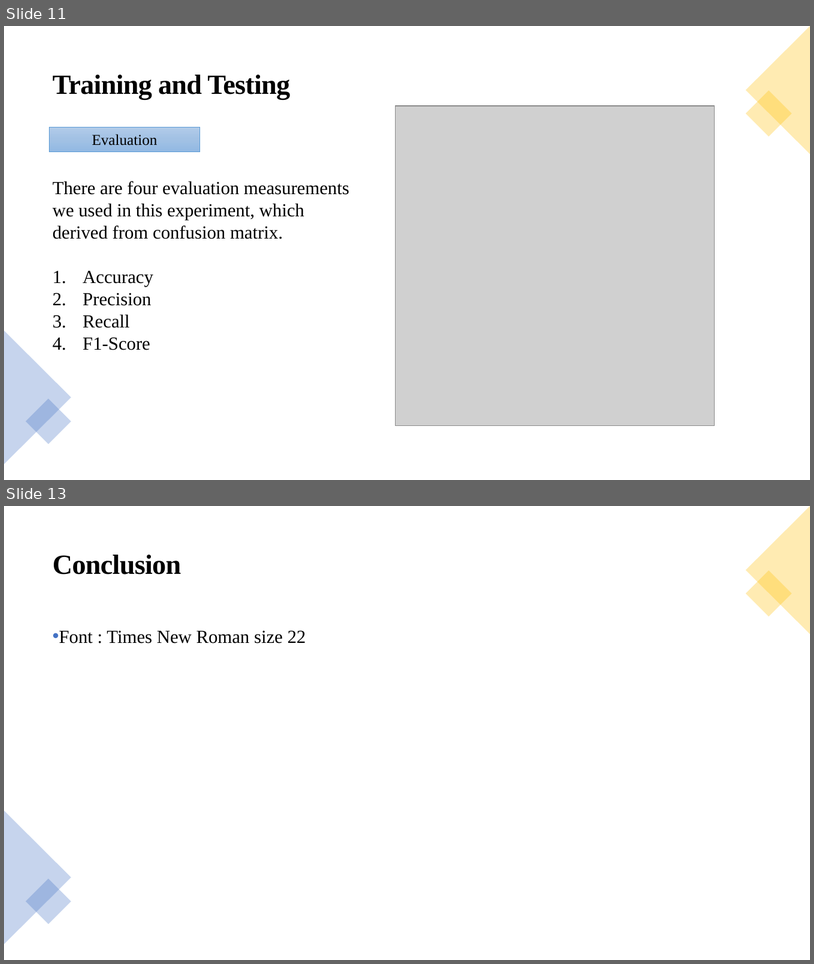
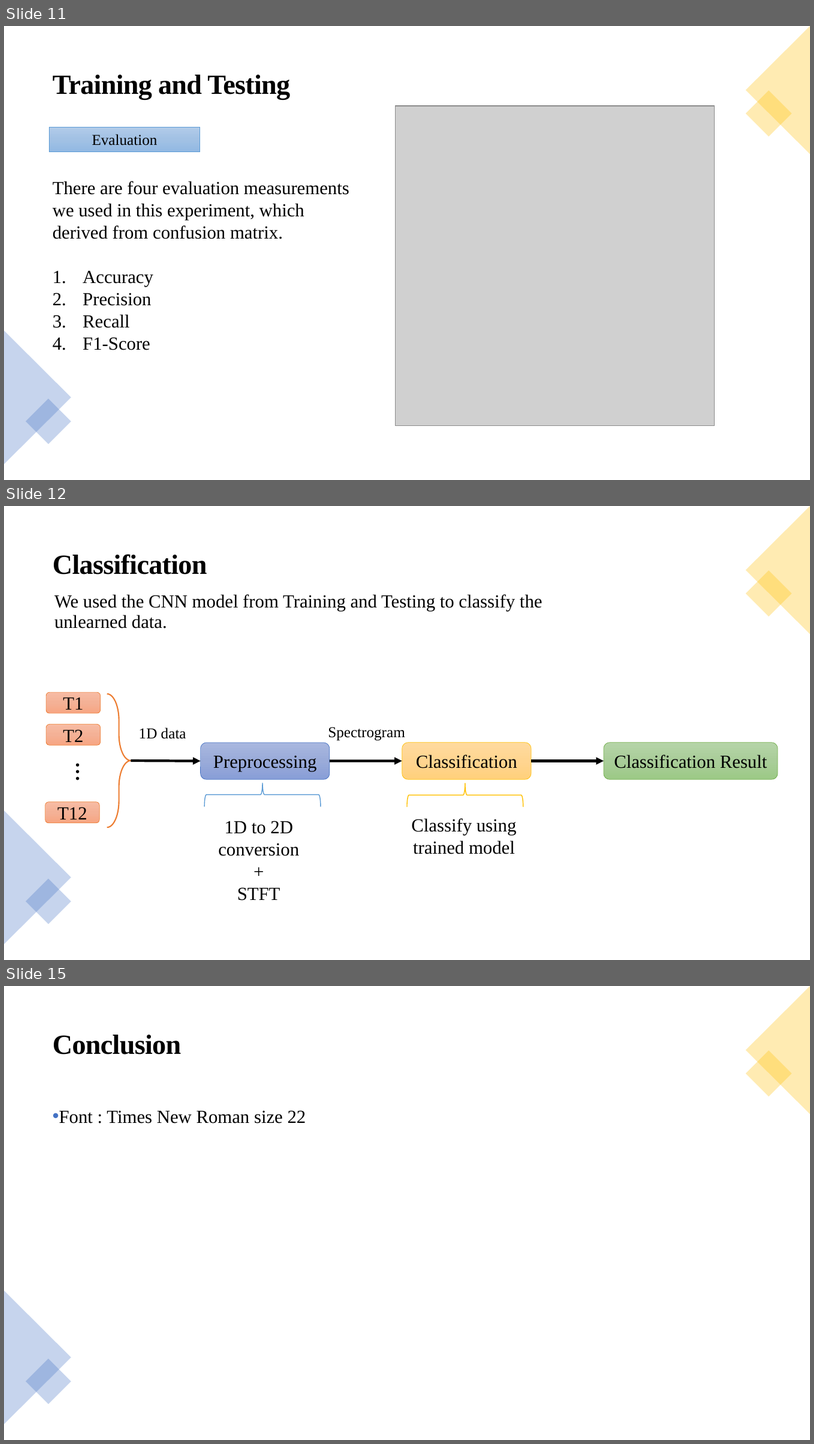
Before and after one commit to paweenp/Classification-of-time-signals-by-CNN-using-STFT, a slide deck: Presentation/Classification-of-time-signals-by-CNN-using-STFT-Paween.pptx. Shown one above the other, each under a label of ours: slides 11 and 13 before the commit, slides 11, 12 and 15 after it; the slides between them are not shown. The pictures are 814x964 and 814x1444 pixels, drawn with LibreOffice and Linux fonts; fonts in the diff are those of the drawing; grey boxes stand for pictures. Boxes give left, top, right and bottom in pixels: in the first picture for what was removed or moved away, otherwise in the second. Text is boxed around its words. In the diff, an @@ line names an element or a change of style, - is before the commit and + after.

```diff
--- a/Presentation/Classification-of-time-signals-by-CNN-using-STFT-Paween.pptx
+++ b/Presentation/Classification-of-time-signals-by-CNN-using-STFT-Paween.pptx
@@ slide 12 added at box(4, 506, 810, 960), background #FFFFFF @@
@@ triangle added at box(746, 506, 810, 634), fill #FFC000 at 30% opacity @@
@@ text added at box(53, 554, 207, 574), 33 pt, text #000000, bold @@
+Classification
@@ rectangle added at box(746, 571, 792, 617), fill #FFC000 at 30% opacity @@
@@ text added at box(54, 594, 543, 628), 22 pt, text #000000 @@
+We used the CNN model from Training and Testing to classify the unlearned data.
@@ rounded rectangle added at box(47, 693, 101, 714), fill gradient #F7BDA5 to #F5B196 to #F8A582, outline #ED7D31 0.5 pt, 22 pt, text #000000 @@
+T1
@@ right brace added at box(107, 694, 131, 827), outline #ED7D31 1.5 pt @@
@@ rounded rectangle added at box(47, 724, 101, 745), fill gradient #F7BDA5 to #F5B196 to #F8A582, outline #ED7D31 0.5 pt, 22 pt, text #000000 @@
+T2
@@ text added at box(139, 727, 186, 739), 18 pt, text #000000 @@
+1D data
@@ text added at box(328, 727, 405, 741), 18 pt, text #000000 @@
+Spectrogram
@@ text added at box(62, 756, 106, 787), 32 pt, text #000000 @@
+…
@@ rounded rectangle added at box(201, 742, 330, 780), fill gradient #A8B7DF to #9AABD9 to #889ED7, outline #4472C4 0.5 pt, 22 pt, text #000000 @@
+Preprocessing
@@ rounded rectangle added at box(402, 742, 532, 780), fill gradient #FFDB9E to #FFD590 to #FFD07C, outline #FFC000 0.5 pt, 22 pt, text #000000 @@
+Classification
@@ rounded rectangle added at box(604, 742, 779, 780), fill gradient #B5D5A7 to #AACE9A to #9CC987, outline #70AD47 0.5 pt, 22 pt, text #000000 @@
+Classification Result
@@ arrow added from (131, 760) to (201, 760), #000000 3 pt @@
@@ arrow added from (330, 760) to (402, 760), #000000 3 pt @@
@@ arrow added from (531, 760) to (604, 760), #000000 3 pt @@
@@ right brace added at box(204, 783, 321, 807), outline #5B9BD5 1 pt @@
@@ right brace added at box(407, 783, 524, 807), outline #FFC000 1 pt @@
@@ triangle added at box(4, 810, 71, 944), fill #4472C4 at 30% opacity @@
@@ rounded rectangle added at box(45, 802, 99, 823), fill gradient #F7BDA5 to #F5B196 to #F8A582, outline #ED7D31 0.5 pt, 22 pt, text #000000 @@
+T12
@@ text added at box(218, 820, 299, 900), 22 pt, text #000000 @@
+1D to 2D conversion
++
+STFT
@@ text added at box(411, 818, 517, 854), 22 pt, text #000000 @@
+Classify using trained model
@@ rectangle added at box(26, 878, 71, 924), fill #4472C4 at 30% opacity @@
@@ what was slide 13 is now slide 15 @@
```
Also in this commit, not shown: 1 slide changed, 2 other slides added, 1 slide removed.
